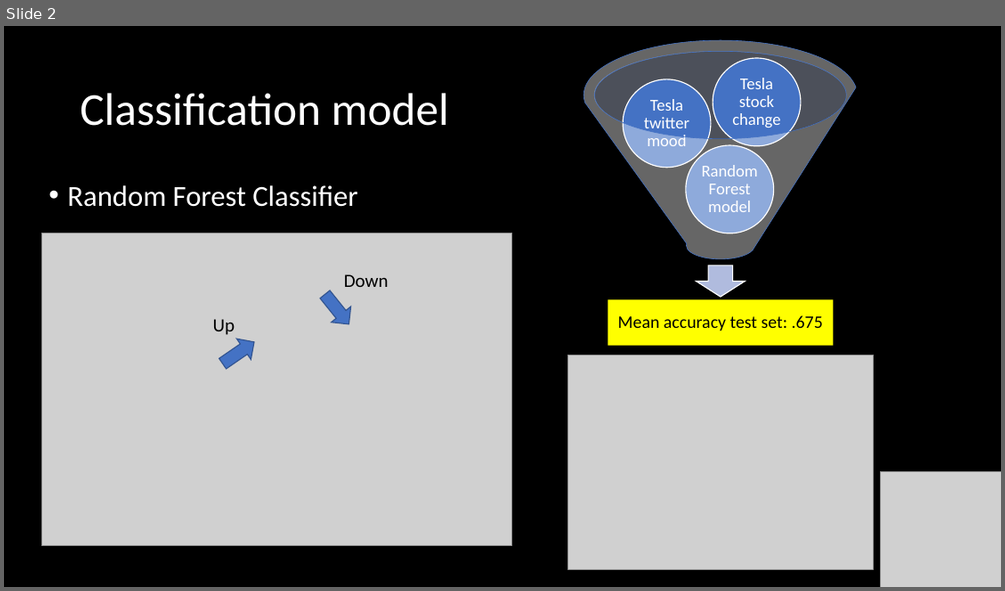
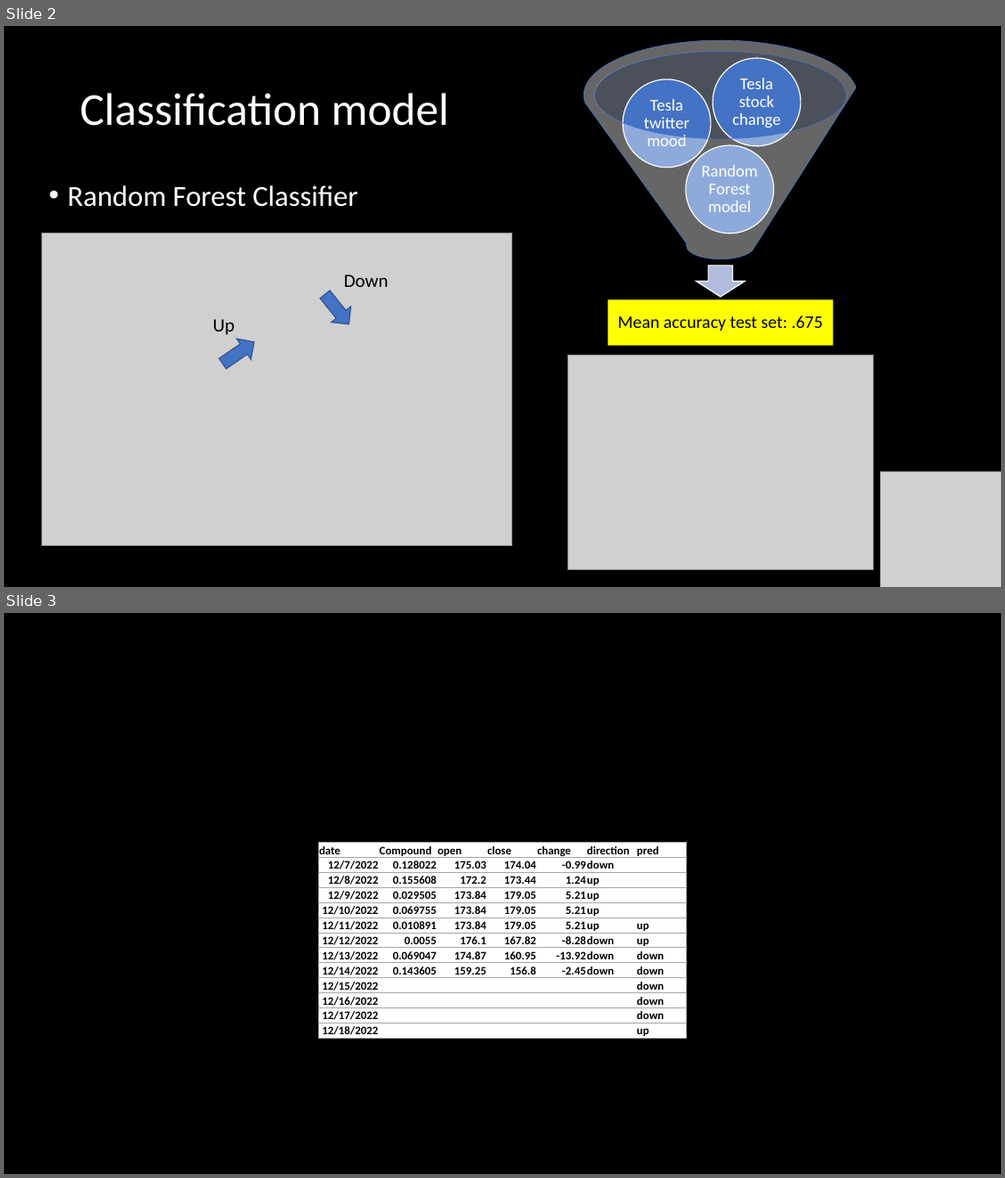
Before and after one commit to mgmsara/Stock-Market-forecasting, a slide deck: Methodology.pptx. Shown one above the other, each under a label of ours: slide 2 before the commit, slides 2 and 3 after it. The pictures are 1005x591 and 1005x1178 pixels, drawn with LibreOffice and Linux fonts; fonts in the diff are those of the drawing; grey boxes stand for pictures. Boxes give left, top, right and bottom in pixels: in the first picture for what was removed or moved away, otherwise in the second. Text is boxed around its words. In the diff, an @@ line names an element or a change of style, - is before the commit and + after.

```diff
--- a/Methodology.pptx
+++ b/Methodology.pptx
@@ slide 3 added at (4,613,1001,1174), background #000000 @@
@@ table added at (319,843,688,1042), 13 rows, 7 columns @@
+date | Compound | open | close | change | direction | pred
+12/7/2022 | 0.128022 | 175.03 | 174.04 | -0.99 | down | 
+12/8/2022 | 0.155608 | 172.2 | 173.44 | 1.24 | up | 
+12/9/2022 | 0.029505 | 173.84 | 179.05 | 5.21 | up | 
+12/10/2022 | 0.069755 | 173.84 | 179.05 | 5.21 | up | 
+12/11/2022 | 0.010891 | 173.84 | 179.05 | 5.21 | up | up
+12/12/2022 | 0.0055 | 176.1 | 167.82 | -8.28 | down | up
+12/13/2022 | 0.069047 | 174.87 | 160.95 | -13.92 | down | down
+12/14/2022 | 0.143605 | 159.25 | 156.8 | -2.45 | down | down
+12/15/2022 |  |  |  |  |  | down
+12/16/2022 |  |  |  |  |  | down
+12/17/2022 |  |  |  |  |  | down
+12/18/2022 |  |  |  |  |  | up
```
Also in this commit, not shown: 2 other files.
